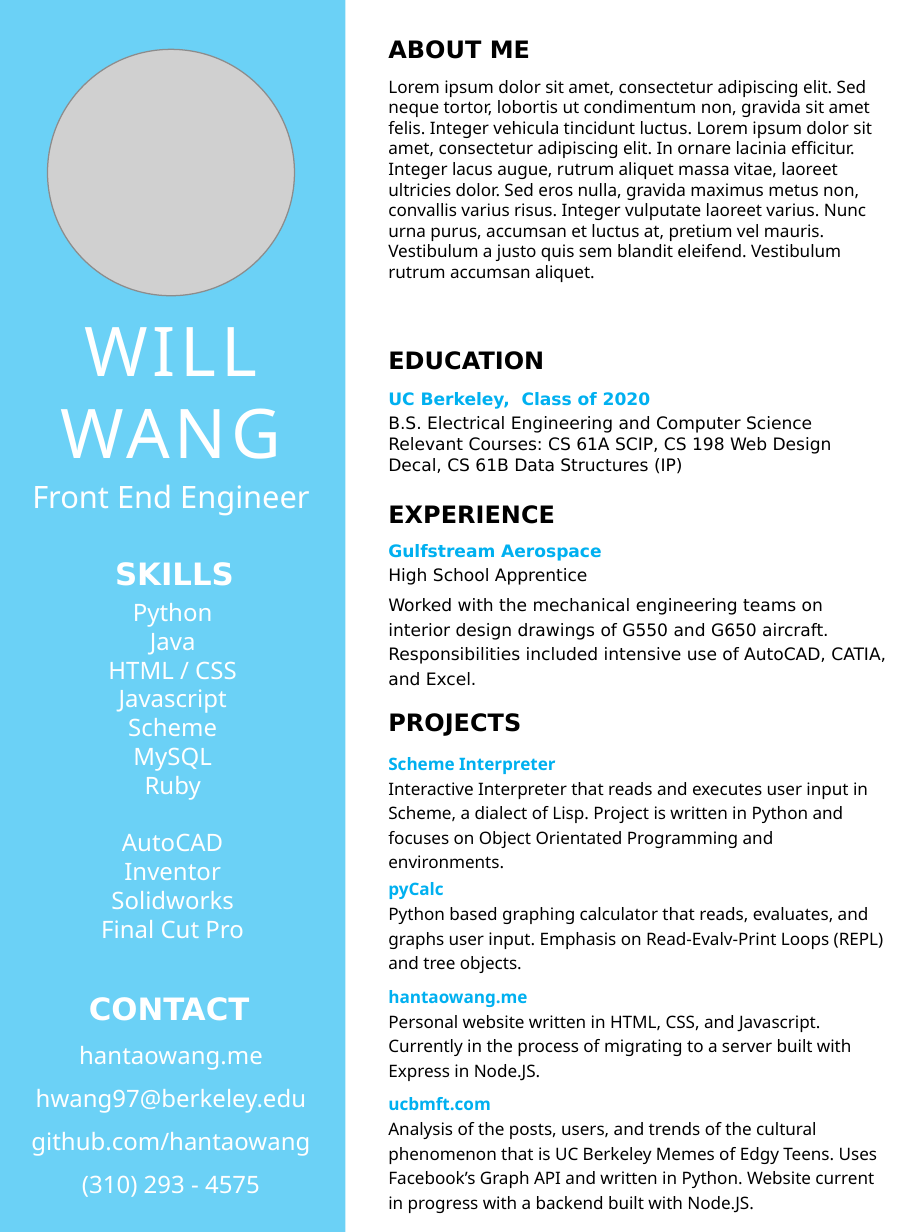
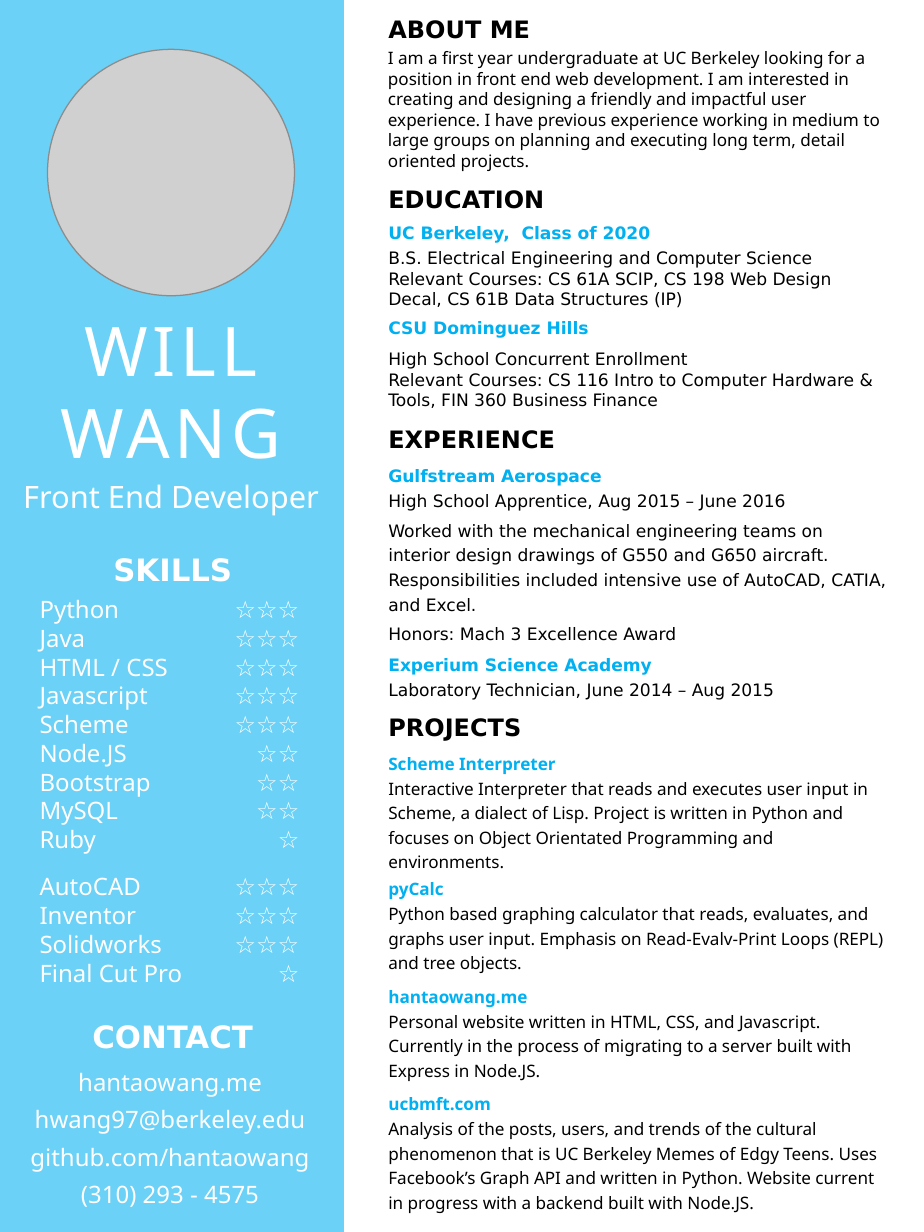
Before and after one commit to hantaowang/metman, a slide deck: slide 2 of files/resume.pptx. Drawn at 924x1232 pixels with LibreOffice and Linux fonts; fonts in the diff are those of the drawing; grey boxes stand for pictures. Boxes give left, top, right and bottom in pixels: in the first picture for what was removed or moved away, otherwise in the second. Text is boxed around its words. In the diff, an @@ line names an element or a change of style, - is before the commit and + after.

```diff
--- a/files/resume.pptx
+++ b/files/resume.pptx
@@ text "ABOUT ME": place and size @@
-text "ABOUT ME" at [388,40,530,59]
+text "ABOUT ME" at [388,20,530,39]
@@ text at [388,51,880,171]: text changed @@
-Lorem ipsum dolor sit amet, consectetur adipiscing elit. Sed neque tortor, lobortis ut condimentum non, gravida sit amet felis. Integer vehicula tincidunt luctus. Lorem ipsum dolor sit amet, consectetur adipiscing elit. In ornare lacinia efficitur. Integer lacus augue, rutrum aliquet massa vitae, laoreet ultricies dolor. Sed eros nulla, gravida maximus metus non, convallis varius risus. Integer vulputate laoreet varius. Nunc urna purus, accumsan et luctus at, pretium vel mauris. Vestibulum a justo quis sem blandit eleifend. Vestibulum rutrum accumsan aliquet.
+I am a first year undergraduate at UC Berkeley looking for a position in front end web development. I am interested in creating and designing a friendly and impactful user experience. I have previous experience working in medium to large groups on planning and executing long term, detail oriented projects.
@@ text "EDUCATION": place and size @@
-text "EDUCATION" at [388,351,544,370]
+text "EDUCATION" at [388,190,544,209]
@@ text "UC Berkeley, Class of 2020": place and size @@
-text "UC Berkeley, Class of 2020" at [388,392,832,474]
+text "UC Berkeley, Class of 2020" at [388,226,854,408]
@@ text at [388,321,854,408]: paragraphs added @@
+CSU Dominguez Hills
+High School Concurrent Enrollment
+Relevant Courses: CS 116 Intro to Computer Hardware & Tools, FIN 360 Business Finance
@@ text "EXPERIENCE": place and size @@
-text "EXPERIENCE" at [388,505,555,524]
+text "EXPERIENCE" at [388,430,555,449]
@@ text "Gulfstream Aerospace": place and size @@
-text "Gulfstream Aerospace" at [388,544,886,686]
+text "Gulfstream Aerospace" at [388,469,886,700]
@@ text at [23,484,319,516]: text changed @@
-Front End Engineer
+Front End Developer
@@ text at [388,494,785,511]: text changed @@
-High School Apprentice
+High School Apprentice, Aug 2015 – June 2016
@@ text "SKILLS": place and size @@
-text "SKILLS" at [115,562,234,586]
+text "SKILLS" at [113,558,232,582]
@@ text "Python": place and size @@
-text "Python" at [101,603,243,938]
+text "Python" at [40,600,182,982]
@@ text added at [159,589,310,1008], 14 pt, text #FFFFFF @@
+☆☆☆
+☆☆☆
+☆☆☆
+☆☆☆
+☆☆☆
+☆☆
+☆☆
+☆☆
+☆
+☆☆☆
+☆☆☆
+☆☆☆
+☆
@@ text at [40,600,182,982]: alignment centre to left @@
@@ text at [388,627,774,700]: paragraphs added @@
+Honors: Mach 3 Excellence Award
+Experium Science Academy
+Laboratory Technician, June 2014 – Aug 2015
@@ text "PROJECTS": place and size @@
-text "PROJECTS" at [388,713,521,736]
+text "PROJECTS" at [388,718,521,741]
@@ text at [40,744,151,797]: paragraphs added @@
+Node.JS
+Bootstrap
@@ text "CONTACT": place and size @@
-text "CONTACT" at [89,997,250,1021]
+text "CONTACT" at [92,1025,253,1049]
@@ text "hantaowang.me": place and size @@
-text "hantaowang.me" at [31,1046,310,1197]
+text "hantaowang.me" at [30,1073,309,1207]
@@ text "hantaowang.me" at [30,1073,309,1207]: line spacing 1.5 to 1.3 @@
```
Also in this commit, not shown: 1 other file.
